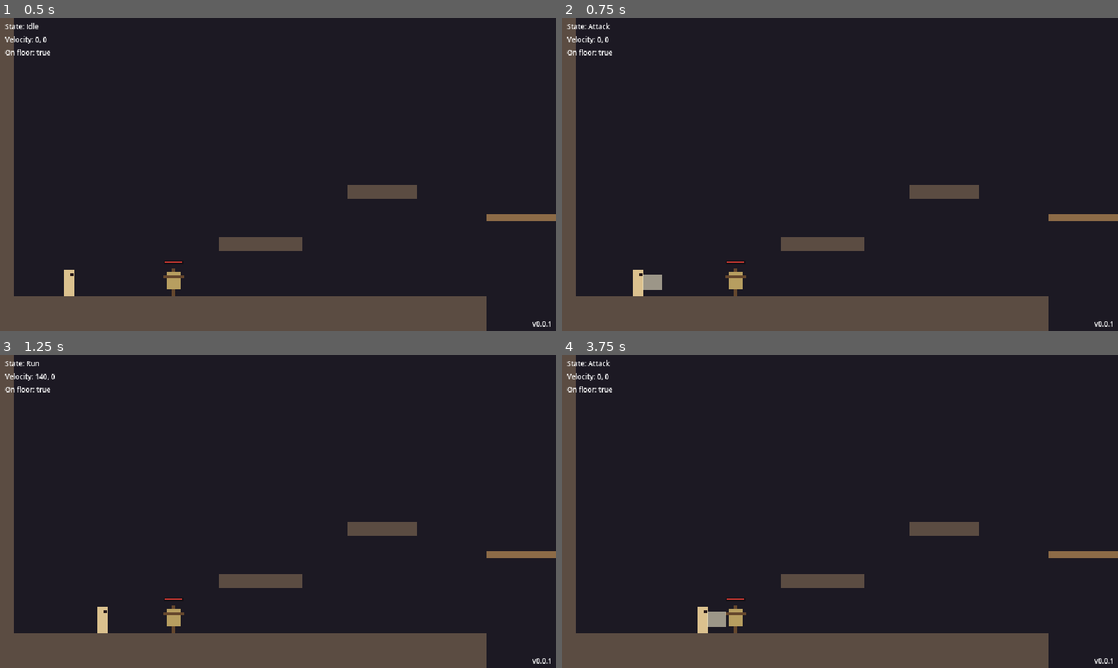
Above: before the commit, frames 1-4 (two rows, left to right).
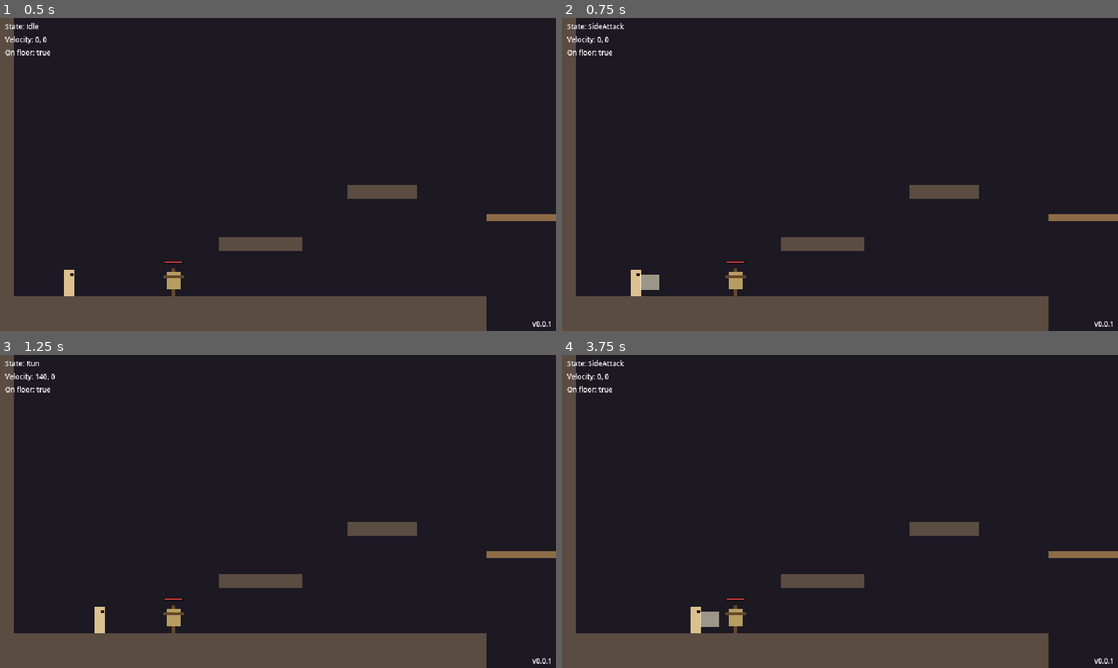
Above: after the commit, the same moments.

Repository: yuriisytnyk1996/The-Last-Sich
Game: Godot game, scene res://levels/test_room.tscn
Two runs of this game, one before a commit and one after it. Both use one fixed random seed, a clock stepped at 60 frames per second and the inputs below.
Inputs:
- Up to frame 1 (0.5 s): no input
- Up to frame 2 (0.75 s): tap Enter at 0.5 s; hold D (move_right) from 0.53 s (still down); tap J (attack) at 0.6 s
- Up to frame 3 (1.25 s): keep holding D (move_right); tap Space (jump) at 0.77 s
- Up to frame 4 (3.75 s): tap J (attack) at 1.35, 2.3, 2.85, 3.6 s; tap Space (jump) at 1.52, 3.02 s; release D (move_right) at 2.03 s; hold A (move_left) 2.03-2.78 s; tap K (dash) at 2.1 s; hold D (move_right) from 2.78 s (still down)

Frame 1 is identical in both runs. In frame 2, 0.2% of the frame differs, in the area x 4-18%, y 1-89%; in frame 3, less than 0.1%; in frame 4, 0.4%, in the area x 4-30%, y 1-89%.

Commit message:
feat(combat): add up and crouch attacks with planted ground swings
Split the player attack into SideAttack, UpAttack and CrouchAttack states
sharing PlayerAttackState timing, each with its own hitbox. The direction
comes from the vertical input when attack is pressed. Ground swings plant
the player (the side slash can still turn around), air swings keep air
control, and a missed swing can be cut short by attacking again. Hitboxes
now report hits through has_hit() and hit_landed.

Diff:
--- a/actors/player/player.gd
+++ b/actors/player/player.gd
@@ -38,6 +38,9 @@
 @export var attack_recovery := 0.15
 ## An attack pressed slightly before the current action ends still counts.
 @export var attack_buffer_time := 0.12
+## How far up or down the stick must be held for an up or crouch attack.
+## Diagonals below this give a side attack.
+@export_range(0.0, 1.0) var attack_vertical_threshold := 0.75
 
 var facing := 1
 
@@ -54,7 +57,6 @@
 @onready var visual: Node2D = $Visual
 @onready var camera: Camera2D = $Camera2D
 @onready var state_machine: StateMachine = $StateMachine
-@onready var attack_hitbox: Hitbox = $Visual/AttackHitbox
 
 
 func _physics_process(delta: float) -> void:
@@ -83,6 +85,11 @@
 
 func get_move_axis() -> float:
 	return Input.get_axis("move_left", "move_right")
+
+
+## Up is negative, matching screen coordinates.
+func get_vertical_axis() -> float:
+	return Input.get_axis("move_up", "move_down")
 
 
 func set_facing(direction: float) -> void:
--- a/actors/player/player.tscn
+++ b/actors/player/player.tscn
@@ -7,14 +7,22 @@
 [ext_resource type="Script" path="res://actors/player/states/jump.gd" id="5_jump"]
 [ext_resource type="Script" path="res://actors/player/states/fall.gd" id="6_fall"]
 [ext_resource type="Script" path="res://actors/player/states/dash.gd" id="7_dash"]
-[ext_resource type="Script" path="res://actors/player/states/attack.gd" id="8_attack"]
+[ext_resource type="Script" path="res://actors/player/states/attacks/side_attack.gd" id="8_side_attack"]
+[ext_resource type="Script" path="res://actors/player/states/attacks/up_attack.gd" id="10_up_attack"]
+[ext_resource type="Script" path="res://actors/player/states/attacks/crouch_attack.gd" id="11_crouch_attack"]
 [ext_resource type="Script" path="res://components/combat/hitbox.gd" id="9_hitbox"]
 
 [sub_resource type="RectangleShape2D" id="body_shape"]
 size = Vector2(12, 30)
 
-[sub_resource type="RectangleShape2D" id="attack_shape"]
+[sub_resource type="RectangleShape2D" id="side_attack_shape"]
 size = Vector2(22, 18)
+
+[sub_resource type="RectangleShape2D" id="up_attack_shape"]
+size = Vector2(24, 20)
+
+[sub_resource type="RectangleShape2D" id="crouch_attack_shape"]
+size = Vector2(22, 10)
 
 [node name="Player" type="CharacterBody2D" groups=["player"]]
 collision_layer = 2
@@ -43,22 +51,65 @@
 mouse_filter = 2
 color = Color(0.15, 0.1, 0.1, 1)
 
-[node name="AttackHitbox" type="Area2D" parent="Visual"]
+[node name="Attacks" type="Node2D" parent="Visual"]
+
+[node name="Side" type="Area2D" parent="Visual/Attacks"]
 position = Vector2(16, -16)
 collision_layer = 8
 collision_mask = 0
 monitoring = false
 script = ExtResource("9_hitbox")
+knockback_direction = Vector2(1, 0)
 
-[node name="Shape" type="CollisionShape2D" parent="Visual/AttackHitbox"]
-shape = SubResource("attack_shape")
+[node name="Shape" type="CollisionShape2D" parent="Visual/Attacks/Side"]
+shape = SubResource("side_attack_shape")
 disabled = true
 
-[node name="Slash" type="ColorRect" parent="Visual/AttackHitbox"]
+[node name="Slash" type="ColorRect" parent="Visual/Attacks/Side"]
 offset_left = -11.0
 offset_top = -9.0
 offset_right = 11.0
 offset_bottom = 9.0
+mouse_filter = 2
+color = Color(0.95, 0.92, 0.8, 0.6)
+
+[node name="Up" type="Area2D" parent="Visual/Attacks"]
+position = Vector2(2, -40)
+collision_layer = 8
+collision_mask = 0
+monitoring = false
+script = ExtResource("9_hitbox")
+knockback_direction = Vector2(0, -1)
+
+[node name="Shape" type="CollisionShape2D" parent="Visual/Attacks/Up"]
+shape = SubResource("up_attack_shape")
+disabled = true
+
+[node name="Slash" type="ColorRect" parent="Visual/Attacks/Up"]
+offset_left = -12.0
+offset_top = -10.0
+offset_right = 12.0
+offset_bottom = 10.0
+mouse_filter = 2
+color = Color(0.95, 0.92, 0.8, 0.6)
+
+[node name="Crouch" type="Area2D" parent="Visual/Attacks"]
+position = Vector2(16, -6)
+collision_layer = 8
+collision_mask = 0
+monitoring = false
+script = ExtResource("9_hitbox")
+knockback_direction = Vector2(1, 0)
+
+[node name="Shape" type="CollisionShape2D" parent="Visual/Attacks/Crouch"]
+shape = SubResource("crouch_attack_shape")
+disabled = true
+
+[node name="Slash" type="ColorRect" parent="Visual/Attacks/Crouch"]
+offset_left = -11.0
+offset_top = -5.0
+offset_right = 11.0
+offset_bottom = 5.0
 mouse_filter = 2
 color = Color(0.95, 0.92, 0.8, 0.6)
 
@@ -86,5 +137,14 @@
 [node name="Dash" type="Node" parent="StateMachine"]
 script = ExtResource("7_dash")
 
-[node name="Attack" type="Node" parent="StateMachine"]
-script = ExtResource("8_attack")
+[node name="SideAttack" type="Node" parent="StateMachine" node_paths=PackedStringArray("hitbox")]
+script = ExtResource("8_side_attack")
+hitbox = NodePath("../../Visual/Attacks/Side")
+
+[node name="UpAttack" type="Node" parent="StateMachine" node_paths=PackedStringArray("hitbox")]
+script = ExtResource("10_up_attack")
+hitbox = NodePath("../../Visual/Attacks/Up")
+
+[node name="CrouchAttack" type="Node" parent="StateMachine" node_paths=PackedStringArray("hitbox")]
+script = ExtResource("11_crouch_attack")
+hitbox = NodePath("../../Visual/Attacks/Crouch")
--- a/actors/player/states/attack.gd
+++ /dev/null
@@ -1,51 +0,0 @@
-extends PlayerState
-## One swing in three phases: startup (wind-up), active (hitbox on) and
-## recovery. Facing is locked for the whole swing so the hitbox never flips
-## mid-attack. On the ground the player slows down; in the air they keep
-## air control.
-
-enum Phase { STARTUP, ACTIVE, RECOVERY }
-
-var _phase := Phase.STARTUP
-var _time_left := 0.0
-
-
-func enter(_previous_state: StringName) -> void:
-	player.consume_attack()
-	_phase = Phase.STARTUP
-	_time_left = player.attack_startup
-
-
-func exit() -> void:
-	# Also runs when the swing is interrupted (e.g. by a respawn).
-	player.attack_hitbox.set_active(false)
-
-
-func physics_update(delta: float) -> void:
-	player.apply_gravity(delta)
-	_move(delta)
-	player.move_and_slide()
-
-	_time_left -= delta
-	if _time_left > 0.0:
-		return
-
-	match _phase:
-		Phase.STARTUP:
-			player.attack_hitbox.set_active(true)
-			_phase = Phase.ACTIVE
-			_time_left = player.attack_active
-		Phase.ACTIVE:
-			player.attack_hitbox.set_active(false)
-			_phase = Phase.RECOVERY
-			_time_left = player.attack_recovery
-		Phase.RECOVERY:
-			finished.emit(ground_state() if player.is_on_floor() else FALL)
-
-
-func _move(delta: float) -> void:
-	if player.is_on_floor():
-		player.velocity.x = move_toward(player.velocity.x, 0.0, player.friction * delta)
-	else:
-		var target := player.get_move_axis() * player.run_speed
-		player.velocity.x = move_toward(player.velocity.x, target, player.air_acceleration * delta)
--- /dev/null
+++ b/actors/player/states/attacks/crouch_attack.gd
@@ -0,0 +1,4 @@
+extends PlayerAttackState
+## Low slash on the ground (down + attack). Only possible on the ground, so
+## the shared behaviour already plants the player and locks facing. It exists
+## as its own state so it can get its own animation and tuning later.
--- /dev/null
+++ b/actors/player/states/attacks/player_attack_state.gd
@@ -0,0 +1,66 @@
+class_name PlayerAttackState
+extends PlayerState
+## Shared timing for every player attack: startup (wind-up), active (hitbox
+## on) and recovery. Subclasses only decide how the player moves and turns
+## during the swing.
+##
+## A swing that missed can be cut short: pressing attack during recovery
+## starts the next swing right away. A swing that hit plays out in full.
+
+enum Phase { STARTUP, ACTIVE, RECOVERY }
+
+## The hitbox this attack turns on, under Visual/Attacks in the player scene.
+@export var hitbox: Hitbox
+
+var _phase := Phase.STARTUP
+var _time_left := 0.0
+var _started_on_floor := false
+
+
+func enter(_previous_state: StringName) -> void:
+	player.consume_attack()
+	_started_on_floor = player.is_on_floor()
+	_phase = Phase.STARTUP
+	_time_left = player.attack_startup
+
+
+func exit() -> void:
+	# Also runs when the swing is interrupted (e.g. by a respawn).
+	hitbox.set_active(false)
+
+
+func physics_update(delta: float) -> void:
+	player.apply_gravity(delta)
+	move(delta)
+	player.move_and_slide()
+
+	if _phase == Phase.RECOVERY and player.wants_attack() and not hitbox.has_hit():
+		finished.emit(attack_state())
+		return
+
+	_time_left -= delta
+	if _time_left > 0.0:
+		return
+
+	match _phase:
+		Phase.STARTUP:
+			hitbox.set_active(true)
+			_phase = Phase.ACTIVE
+			_time_left = player.attack_active
+		Phase.ACTIVE:
+			hitbox.set_active(false)
+			_phase = Phase.RECOVERY
+			_time_left = player.attack_recovery
+		Phase.RECOVERY:
+			finished.emit(ground_state() if player.is_on_floor() else FALL)
+
+
+## Default movement, facing locked. A swing started on the ground plants
+## the player: they stop dead and can't walk until it ends. A swing started
+## in the air keeps full air control.
+func move(delta: float) -> void:
+	if _started_on_floor:
+		player.velocity.x = 0.0
+		return
+	var target := player.get_move_axis() * player.run_speed
+	player.velocity.x = move_toward(player.velocity.x, target, player.air_acceleration * delta)
--- /dev/null
+++ b/actors/player/states/attacks/side_attack.gd
@@ -0,0 +1,17 @@
+extends PlayerAttackState
+## Horizontal slash in front of the player, on the ground or in the air.
+## On the ground the player is planted, but pushing the other way turns them
+## around mid-swing (the hitbox turns with them). In the air, facing stays
+## locked.
+
+## How far the stick must point the other way to turn around.
+const TURN_THRESHOLD := 0.2
+
+
+func move(delta: float) -> void:
+	super.move(delta)
+	if not _started_on_floor:
+		return
+	var axis := player.get_move_axis()
+	if absf(axis) > TURN_THRESHOLD and signf(axis) != player.facing:
+		player.set_facing(axis)
--- /dev/null
+++ b/actors/player/states/attacks/up_attack.gd
@@ -0,0 +1,4 @@
+extends PlayerAttackState
+## Slash above the player. Planted on the ground, air control in the air,
+## facing locked. Uses the shared behaviour unchanged; it exists as its own
+## state so it can get its own animation and tuning later.
--- a/actors/player/states/fall.gd
+++ b/actors/player/states/fall.gd
@@ -11,6 +11,6 @@
 	elif player.wants_dash():
 		finished.emit(DASH)
 	elif player.wants_attack():
-		finished.emit(ATTACK)
+		finished.emit(attack_state())
 	elif player.is_on_floor():
 		finished.emit(ground_state())
--- a/actors/player/states/idle.gd
+++ b/actors/player/states/idle.gd
@@ -13,6 +13,6 @@
 	elif player.wants_dash():
 		finished.emit(DASH)
 	elif player.wants_attack():
-		finished.emit(ATTACK)
+		finished.emit(attack_state())
 	elif player.get_move_axis() != 0.0:
 		finished.emit(RUN)
--- a/actors/player/states/jump.gd
+++ b/actors/player/states/jump.gd
@@ -22,6 +22,6 @@
 	if player.wants_dash():
 		finished.emit(DASH)
 	elif player.wants_attack():
-		finished.emit(ATTACK)
+		finished.emit(attack_state())
 	elif player.velocity.y >= 0.0:
 		finished.emit(FALL)
--- a/actors/player/states/player_state.gd
+++ b/actors/player/states/player_state.gd
@@ -7,7 +7,9 @@
 const JUMP := &"Jump"
 const FALL := &"Fall"
 const DASH := &"Dash"
-const ATTACK := &"Attack"
+const SIDE_ATTACK := &"SideAttack"
+const UP_ATTACK := &"UpAttack"
+const CROUCH_ATTACK := &"CrouchAttack"
 
 @onready var player := owner as Player
 
@@ -15,3 +17,14 @@
 ## Pick Idle or Run after landing or finishing a dash.
 func ground_state() -> StringName:
 	return RUN if player.get_move_axis() != 0.0 else IDLE
+
+
+## Pick the attack from the vertical input at the moment of the press.
+## Down only means a crouch attack on the ground; in the air it's a side slash.
+func attack_state() -> StringName:
+	var vertical := player.get_vertical_axis()
+	if vertical <= -player.attack_vertical_threshold:
+		return UP_ATTACK
+	if vertical >= player.attack_vertical_threshold and player.is_on_floor():
+		return CROUCH_ATTACK
+	return SIDE_ATTACK
--- a/actors/player/states/run.gd
+++ b/actors/player/states/run.gd
@@ -13,6 +13,6 @@
 	elif player.wants_dash():
 		finished.emit(DASH)
 	elif player.wants_attack():
-		finished.emit(ATTACK)
+		finished.emit(attack_state())
 	elif player.get_move_axis() == 0.0:
 		finished.emit(IDLE)
--- a/components/combat/hitbox.gd
+++ b/components/combat/hitbox.gd
@@ -7,6 +7,9 @@
 ## on everything it overlaps. While inactive it is also hidden, so a child
 ## placeholder graphic shows exactly when the hitbox is live.
 
+## Emitted when a Hurtbox accepts a hit from this hitbox.
+signal hit_landed(hurtbox: Hurtbox)
+
 @export var damage := 1
 @export var knockback_force := 120.0
 ## Direction when the hitbox faces right. Mirrored when a parent is flipped
@@ -15,6 +18,7 @@
 @export var active_on_start := false
 
 var _active := false
+var _has_hit := false
 
 
 func _ready() -> void:
@@ -25,6 +29,8 @@
 func set_active(value: bool) -> void:
 	_active = value
 	visible = value
+	if value:
+		_has_hit = false
 	for child in get_children():
 		if child is CollisionShape2D or child is CollisionPolygon2D:
 			# Deferred: shapes can't change during a physics callback.
@@ -35,6 +41,17 @@
 	return _active
 
 
+## True if this activation has hit anything yet.
+func has_hit() -> bool:
+	return _has_hit
+
+
+## Called by the Hurtbox that accepted the hit.
+func register_hit(hurtbox: Hurtbox) -> void:
+	_has_hit = true
+	hit_landed.emit(hurtbox)
+
+
 func get_knockback() -> Vector2:
 	var direction := knockback_direction.normalized()
 	if global_transform.x.x < 0.0:
--- a/components/combat/hurtbox.gd
+++ b/components/combat/hurtbox.gd
@@ -38,5 +38,6 @@
 
 	_invincible_left = invincibility_time
 	hurt.emit(hitbox)
+	hitbox.register_hit(self)
 	if health:
 		health.take_damage(hitbox.damage)
Not shown, removed: actors/player/states/attack.gd.uid
Not shown, added: actors/player/states/attacks/crouch_attack.gd.uid
Not shown, added: actors/player/states/attacks/player_attack_state.gd.uid
Not shown, added: actors/player/states/attacks/side_attack.gd.uid
Not shown, added: actors/player/states/attacks/up_attack.gd.uid
Not shown, changed: docs/architecture/overview.md
Not shown, changed: docs/guide/project-structure.md
Not shown, changed: docs/roadmap.md
Not shown, changed: docs/systems/combat.md
Not shown, changed: docs/systems/input.md
Not shown, changed: docs/systems/player.md
